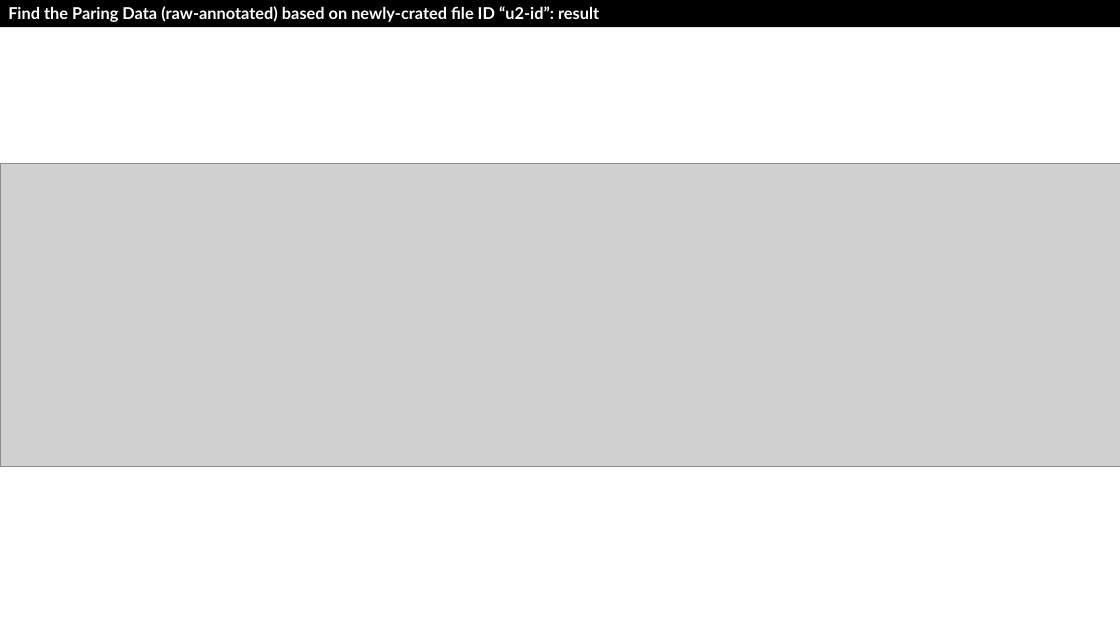
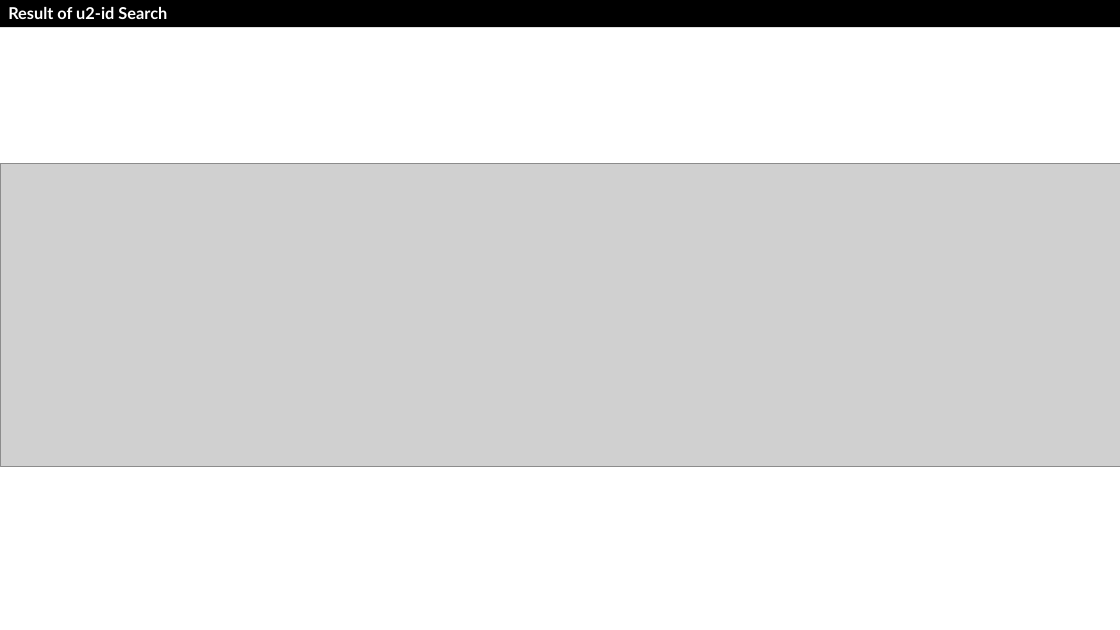
Before and after one commit to drfranknlee/udc-for-image-analytics, a slide deck: slide 14 of scenario2/recording/T101389-Scenario2-v20210921.pptx. Drawn at 1120x630 pixels with LibreOffice and Linux fonts; fonts in the diff are those of the drawing; grey boxes stand for pictures. Boxes give left, top, right and bottom in pixels: in the first picture for what was removed or moved away, otherwise in the second. Text is boxed around its words. In the diff, an @@ line names an element or a change of style, - is before the commit and + after.

```diff
--- a/scenario2/recording/T101389-Scenario2-v20210921.pptx
+++ b/scenario2/recording/T101389-Scenario2-v20210921.pptx
@@ text in rectangle at <box>8,7,167,19</box>: text changed @@
-Find the Paring Data (raw-annotated) based on newly-crated file ID “u2-id”: result
+Result of u2-id Search
```
Also in this commit, not shown: 11 other slides changed, 16 other files.
